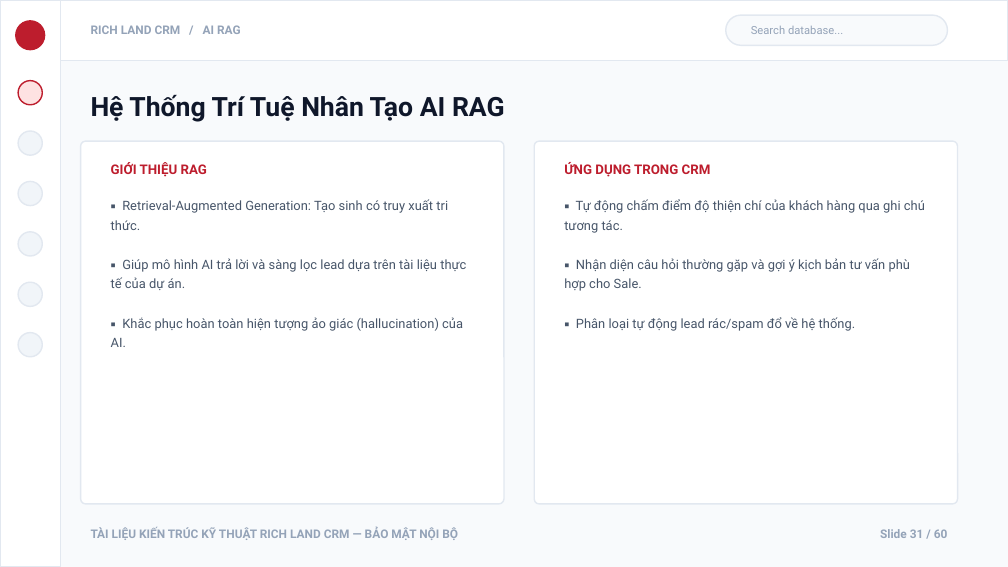
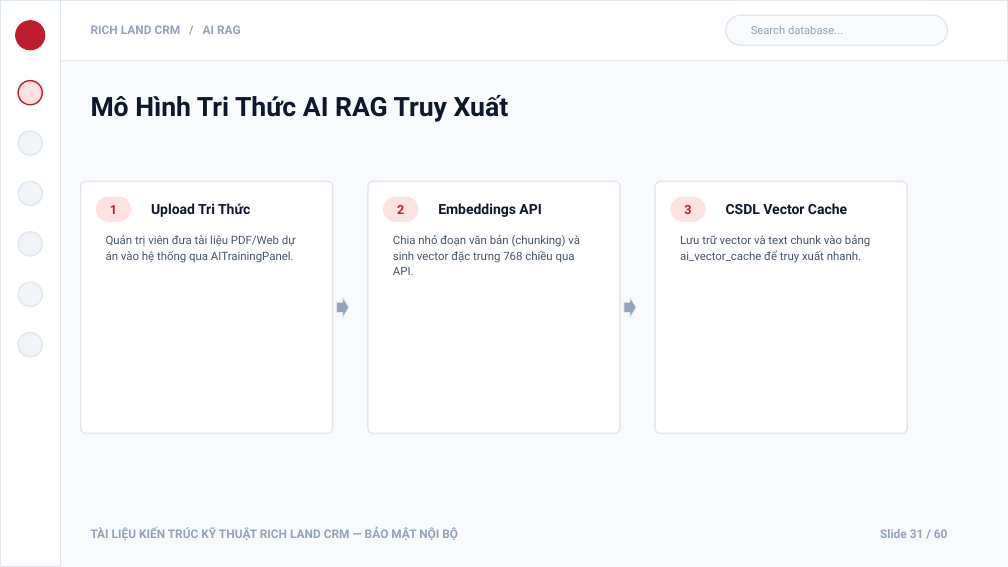
Before and after one commit to DEV-trongphuc/RICH-LAND, a slide deck: slide 31 of RichLand_System_Architecture_Presentation.pptx. Drawn at 1008x567 pixels with LibreOffice and Linux fonts; fonts in the diff are those of the drawing. Boxes give left, top, right and bottom in pixels: in the first picture for what was removed or moved away, otherwise in the second. Text is boxed around its words. In the diff, an @@ line names an element or a change of style, - is before the commit and + after.

```diff
--- a/RichLand_System_Architecture_Presentation.pptx
+++ b/RichLand_System_Architecture_Presentation.pptx
@@ text at (91, 94, 509, 122): text changed @@
-Hệ Thống Trí Tuệ Nhân Tạo AI RAG
+Mô Hình Tri Thức AI RAG Truy Xuất
@@ text removed at (111, 162, 207, 177) @@
-GIỚI THIỆU RAG
@@ text removed at (564, 162, 711, 177) @@
-ỨNG DỤNG TRONG CRM
@@ rounded rectangle: place and size @@
-rounded rectangle at (81, 141, 504, 504)
+rounded rectangle at (81, 181, 333, 433)
@@ rounded rectangle at (81, 181, 333, 433): proportions changed @@
@@ rounded rectangle added at (96, 197, 131, 222), fill #FEE2E2 @@
@@ text added at (110, 205, 117, 214), 9 pt, text #BD1D2D, bold @@
+1
@@ text removed at (111, 199, 466, 347) @@
-▪ Retrieval-Augmented Generation: Tạo sinh có truy xuất tri thức.
-▪ Giúp mô hình AI trả lời và sàng lọc lead dựa trên tài liệu thực tế của dự án.
-▪ Khắc phục hoàn toàn hiện tượng ảo giác (hallucination) của AI.
@@ text added at (151, 203, 250, 217), 10 pt, text #0F172A, bold @@
+Upload Tri Thức
@@ rounded rectangle added at (368, 181, 620, 433), fill #FFFFFF, outline #E2E8F0 1 pt @@
@@ rounded rectangle added at (383, 197, 418, 222), fill #FEE2E2 @@
@@ text added at (397, 205, 404, 214), 9 pt, text #BD1D2D, bold @@
+2
@@ text added at (438, 203, 541, 217), 10 pt, text #0F172A, bold @@
+Embeddings API
@@ text removed at (564, 199, 925, 331) @@
-▪ Tự động chấm điểm độ thiện chí của khách hàng qua ghi chú tương tác.
-▪ Nhận diện câu hỏi thường gặp và gợi ý kịch bản tư vấn phù hợp cho Sale.
-▪ Phân loại tự động lead rác/spam đổ về hệ thống.
@@ rounded rectangle at (655, 181, 907, 433): proportions changed @@
@@ rounded rectangle: place and size @@
-rounded rectangle at (534, 141, 958, 504)
+rounded rectangle at (655, 181, 907, 433)
@@ rounded rectangle added at (670, 197, 706, 222), fill #FEE2E2 @@
@@ text added at (684, 205, 691, 214), 9 pt, text #BD1D2D, bold @@
+3
@@ text added at (726, 203, 847, 214), 10 pt, text #0F172A, bold @@
+CSDL Vector Cache
@@ text added at (106, 235, 296, 263), 8.2 pt, text #475569 @@
+Quản trị viên đưa tài liệu PDF/Web dự án vào hệ thống qua AITrainingPanel.
@@ text added at (393, 234, 580, 275), 8.2 pt, text #475569 @@
+Chia nhỏ đoạn văn bản (chunking) và sinh vector đặc trưng 768 chiều qua API.
@@ text added at (680, 234, 870, 263), 8.2 pt, text #475569 @@
+Lưu trữ vector và text chunk vào bảng ai_vector_cache để truy xuất nhanh.
@@ right arrow added at (337, 297, 349, 318), fill #94A3B8, outline #E2E8F0 0.5 pt @@
@@ right arrow added at (624, 297, 636, 318), fill #94A3B8, outline #E2E8F0 0.5 pt @@
```
Also in this commit, not shown: 33 other slides changed, 7 slides added, 7 slides removed, 3 other files.
